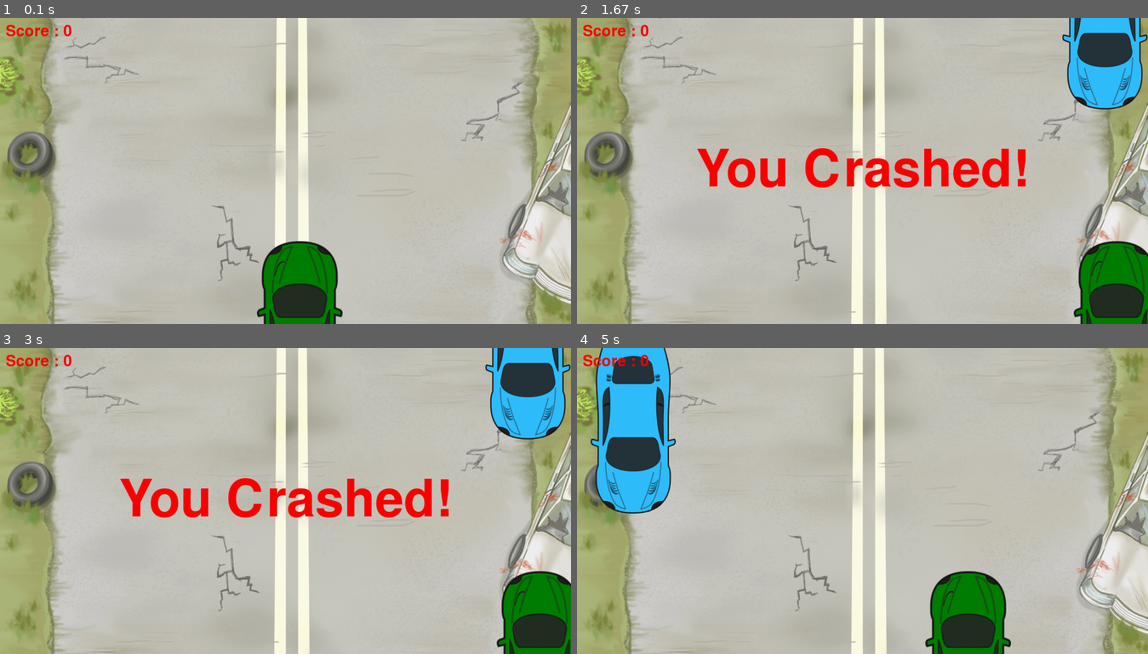
Above: before the commit, frames 1-4 (two rows, left to right).
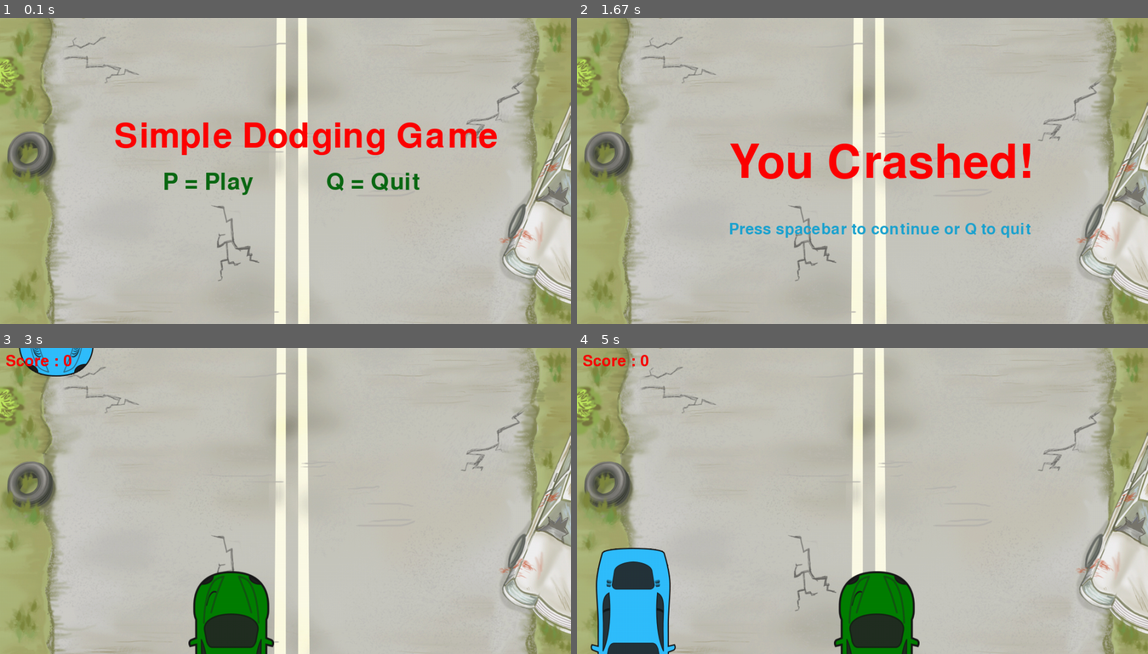
Above: after the commit, the same moments.

Repository: OlivieraCarvalho/PyGame
Game: pygame game, started from Simple-Dodging-Game/main.py
Same seed, same stepped clock (60 frames per second), same inputs: the game is played once before the commit and once after it.
Inputs:
- Up to frame 1 (0.1 s): no input
- Up to frame 2 (1.67 s): hold P 0.33-0.8 s; hold Right 0.83-1.3 s; hold Right from 1.33 s (still down)
- Up to frame 3 (3 s): release Right at 1.8 s; tap Space at 1.83, 2.23, 2.53, 2.8 s; hold Left 2.17-2.7 s; hold Left from 2.73 s (still down)
- Up to frame 4 (5 s): tap Space at 3.1, 3.23, 3.53, 3.9, 4.2, 4.4, 4.7, 4.9 s; release Left at 3.13 s; hold Right 3.17-3.8 s; hold Left 3.83-4.3 s; hold Right 4.33-4.8 s; hold Right from 4.83 s (still down)

The runs differ from the first frame. In frame 1, 7.1% of the frame differs, in the area x 1-87%, y 2-100%; in frame 2, 12%; in frame 3, 14%; in frame 4, 18%, in the area x 2-76%, y 0-100%.

Commit message:
Added start screen and bug fixes

Diff:
--- a/Simple-Dodging-Game/main.py
+++ b/Simple-Dodging-Game/main.py
@@ -10,16 +10,18 @@
 white = (255,255,255)
 red = (250,0,0)
 grey = (166,175,179)
-green = (0, 250, 0)
+blue = (29,164,209)
+green = (12, 105, 19)
 brightred = (255,0,0)
 brightgreen = (0,255,0)
 car_width = 150
 thing_height = 300
 thing_width = 150
+gameOver = False
 
 pygame.init()
 gameDisplay = pygame.display.set_mode((display_width,display_height))
-pygame.display.set_caption('Fast N Furious')
+pygame.display.set_caption('Simple Dodging Game')
 clock = pygame.time.Clock()
 
 carImg = pygame.image.load('Player.png')
@@ -28,9 +30,7 @@
 gameDisplay.blit(back, (0, 0))
 
 def things_dodged(count):
-    font = pygame.font.SysFont(None,40)
-    text = font.render("Score : "+str(count),True,red)
-    gameDisplay.blit(text,(10,10))
+    message("Score : "+str(count),red,40,10,10)
 
 def things(thingx,thingy):
     gameDisplay.blit(car2Img,(thingx,thingy))
@@ -42,40 +42,10 @@
     textSurface = font.render(text, True, red)
     return textSurface, textSurface.get_rect()
 
-def message_display(text):
-    largeText = pygame.font.Font('freesansbold.ttf',90)
-    TextSurf, TextRect = text_objects(text, largeText)
-    TextRect.center = ((display_width/2),(display_height/2))
-    gameDisplay.blit(TextSurf, TextRect)
-    pygame.display.update()
-    time.sleep(1.5)
-    game_loop()
-
-def crash():
-    message_display('You Crashed!')
-
-def game_intro():
-    intro = True
-    while intro:
-        for event in pygame.event.get():
-            print(event)
-            if event.type == pygame.QUIT:
-                pygame.quit()
-                quit()
-        gameDisplay.blit(back, (0, 0))
-        largeText = pygame.font.Font('freesansbold.ttf',90)
-        TextSurf, TextRect = text_objects("FAST N FURIOUS", largeText)
-        TextRect.center = ((display_width/2),(display_height/2))
-        gameDisplay.blit(TextSurf, TextRect)
-        pygame.draw.rect(gameDisplay,red,(675,400,100,60))
-        mouse = pygame.mouse.get_pos()
-        if 225+100 > mouse[0] > 225 and 400+60 > mouse[1] > 400:
-            pygame.draw.rect(gameDisplay,brightgreen,(225,400,100,60))
-        else:
-            pygame.draw.rect(gameDisplay,green,(225,400,100,60))
-
-        pygame.display.update()
-        clock.tick(15)
+def message(msg,color,size,x,y):
+    font = pygame.font.Font(None,size)
+    text = font.render(msg,True,color)
+    gameDisplay.blit(text,(x,y))
 
 def game_loop():
     x= (display_width*0.45)
@@ -110,6 +80,7 @@
         things_dodged(dodged)
         if x>display_width - car_width or x<=0:
                 crash()
+                gameOver = True
 
         if thing_starty > display_height:
             thing_starty = 0 - thing_height
@@ -121,8 +92,46 @@
         if y < thing_starty+thing_height: #y crossover
             if thing_startx < x + car_width and thing_startx + thing_width > x:
                 crash()
+                gameOver = True
         pygame.display.update()
         clock.tick(30)
-game_loop()
+
+def crash():
+    gameDisplay.blit(back,(0,0))
+    message('You Crashed!',brightred,120,(display_width/3.75),(display_height/2.5))
+    message("Press spacebar to continue or Q to quit",blue,40,(display_width/3.75),(display_height/1.5))
+    pygame.display.update()
+    crashed = True
+    while crashed == True:
+        for event in pygame.event.get():
+            if event.type == pygame.QUIT:
+                pygame.quit()
+                quit()
+            if event.type == pygame.KEYDOWN:
+                if event.key == pygame.K_q:
+                    pygame.quit()
+                    quit()
+                if event.key == pygame.K_SPACE:
+                    game_loop()
+
+def game_intro():
+    intro = True
+    gameDisplay.blit(back, (0, 0))
+    message('Simple Dodging Game',brightred,90,(display_width/5),(display_height/3))
+    message("P = Play",green,60,(display_width/3.5),(display_height/2))
+    message("Q = Quit",green,60,(display_width/1.75),(display_height/2))
+    pygame.display.update()
+    while intro:
+        for event in pygame.event.get():
+            if event.type == pygame.QUIT:
+                pygame.quit()
+                quit()
+            if event.type == pygame.KEYDOWN:
+                if event.key == pygame.K_p:
+                    game_loop()
+                elif event.key == pygame.K_q:
+                    pygame.quit()
+                    quit()
+game_intro()
 pygame.quit()
 quit()
